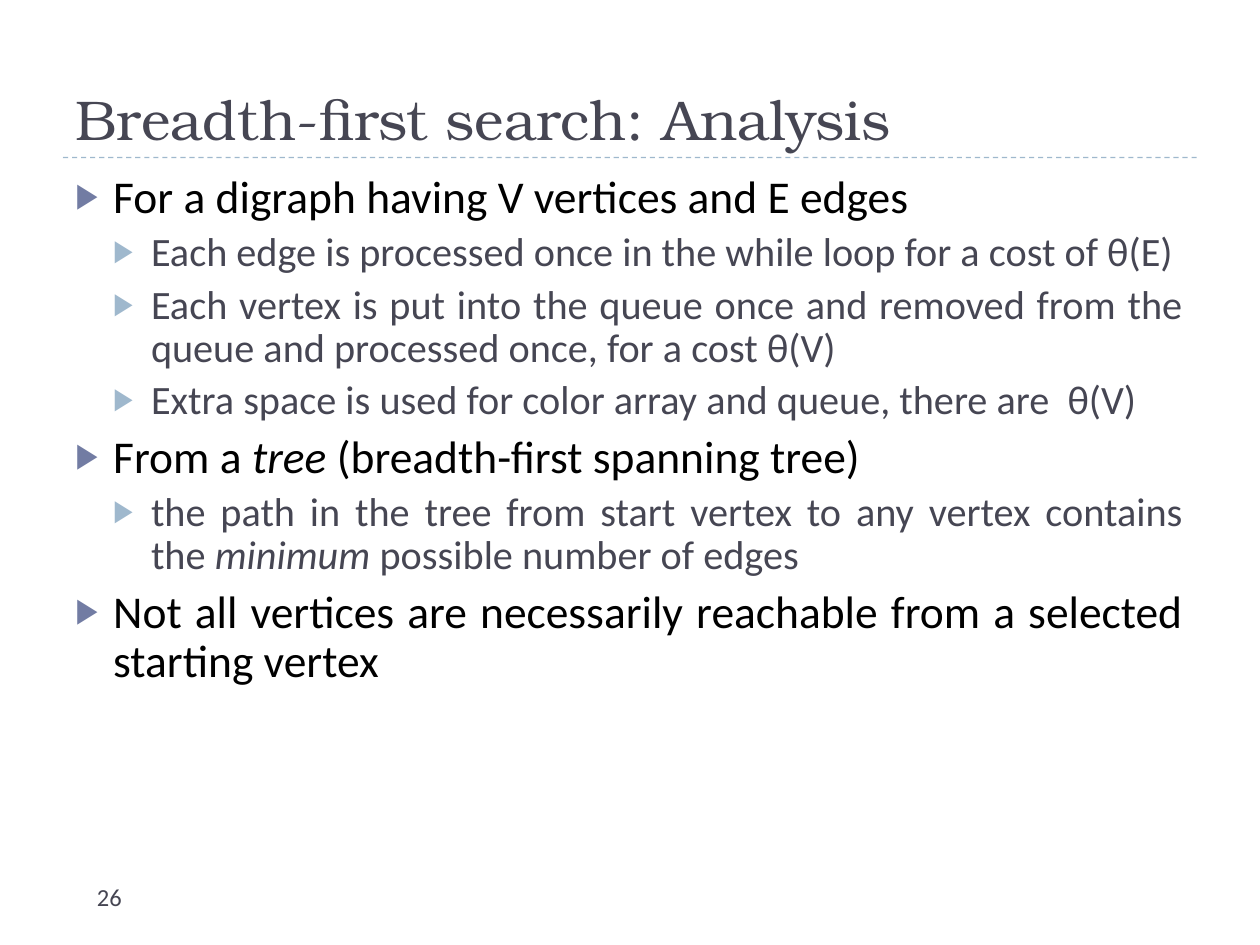
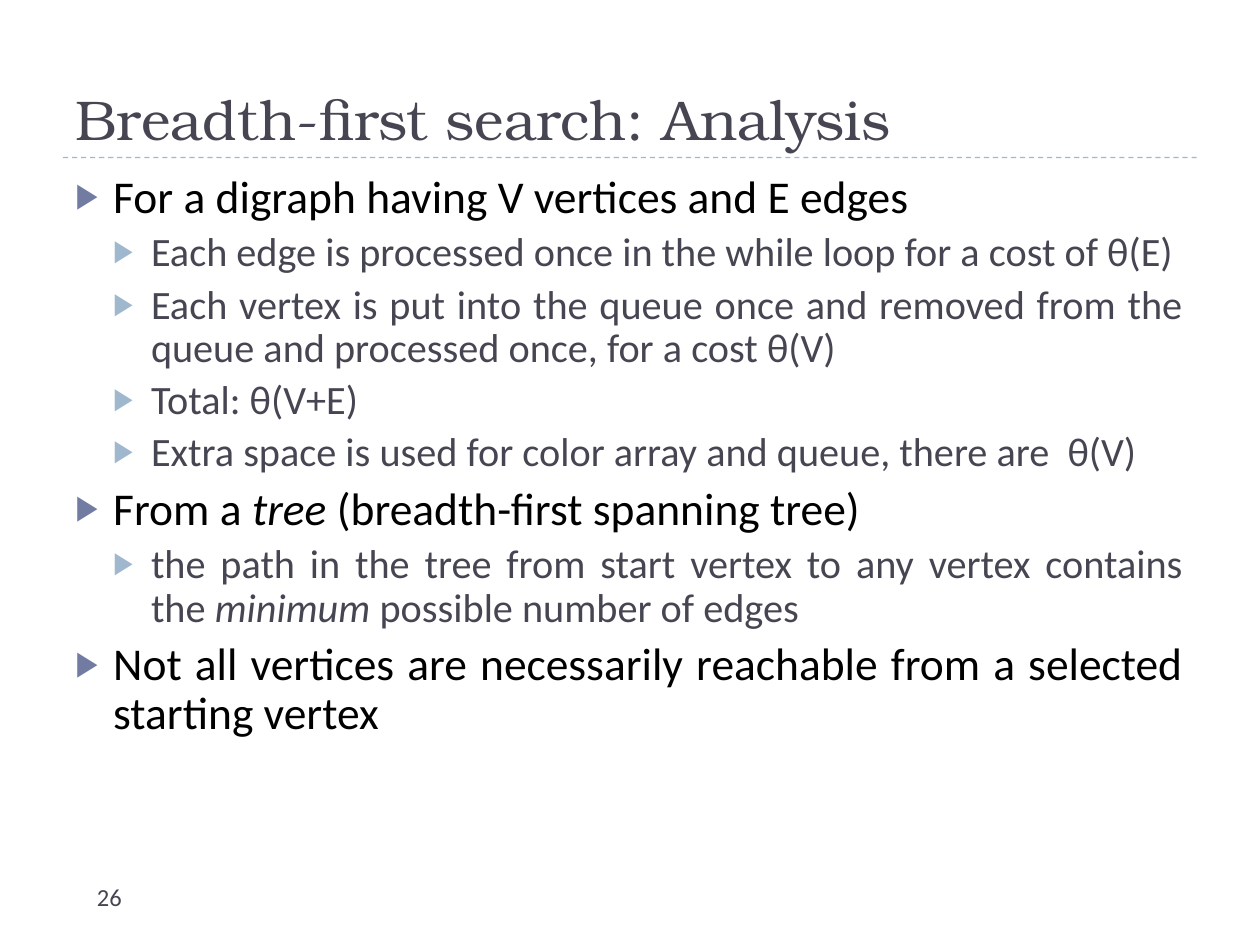
Before and after one commit to markfloryan/dsa2, a slide deck: slide 26 of slides/graphs-basic.pptx. Drawn at 1260x945 pixels with LibreOffice and Linux fonts; fonts in the diff are those of the drawing. Boxes give left, top, right and bottom in pixels: in the first picture for what was removed or moved away, otherwise in the second. Text is boxed around its words. In the diff, an @@ line names an element or a change of style, - is before the commit and + after.

Commit message:
small changes to slides

```diff
--- a/slides/graphs-basic.pptx
+++ b/slides/graphs-basic.pptx
@@ text at bbox=[151, 385, 358, 420]: paragraph added @@
+  ▶ Total: θ(V+E)
```
Also in this commit, not shown: 3 other files.
